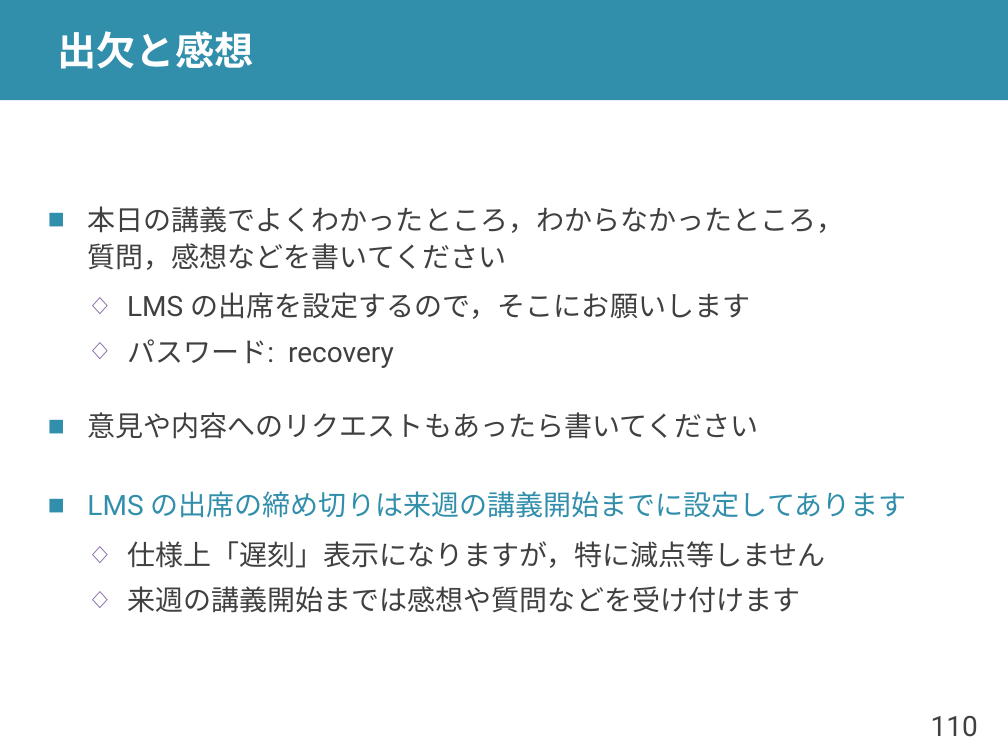
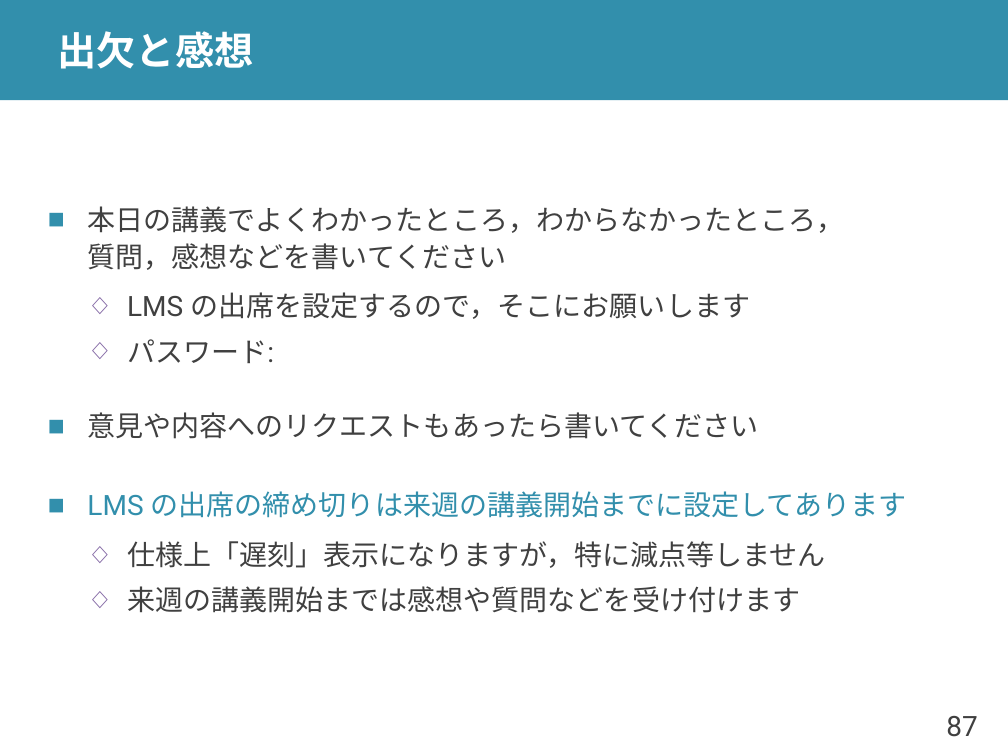
Before and after one commit to shioyadan/advanced-computer-organization, a slide deck: slide 87 of aco-shioya-05.pptx (slide 110 before the commit). Drawn at 1008x756 pixels with LibreOffice and Linux fonts; fonts in the diff are those of the drawing. Boxes give left, top, right and bottom in pixels: in the first picture for what was removed or moved away, otherwise in the second. Text is boxed around its words. In the diff, an @@ line names an element or a change of style, - is before the commit and + after.

```diff
--- a/aco-shioya-05.pptx
+++ b/aco-shioya-05.pptx
@@ text at bbox=[127, 339, 274, 363]: text changed @@
-  ◇ パスワード: recovery
+  ◇ パスワード:
@@ page number at bbox=[946, 716, 977, 737]: text changed @@
-110
+87
```
Also in this commit, not shown: 7 other slides changed, 20 slides added, 22 slides removed, 3 other files.
